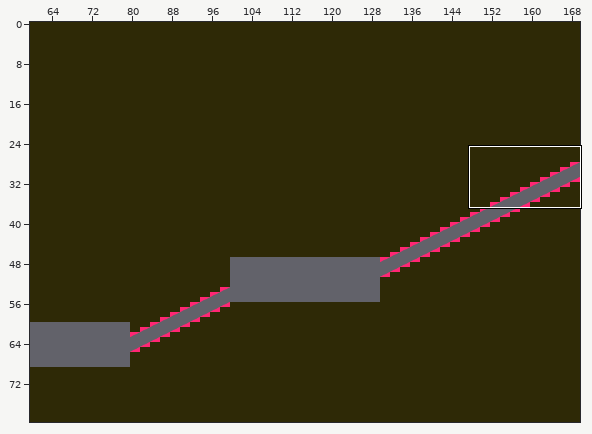
Level history. Tiled map: New Unity Project/Assets/SuperTiled2Unity/Import(GE)/3rd_Level.tmx. The picture above shows the old version from afar; the outline marks the close-up.
Close-up. Earlier state:
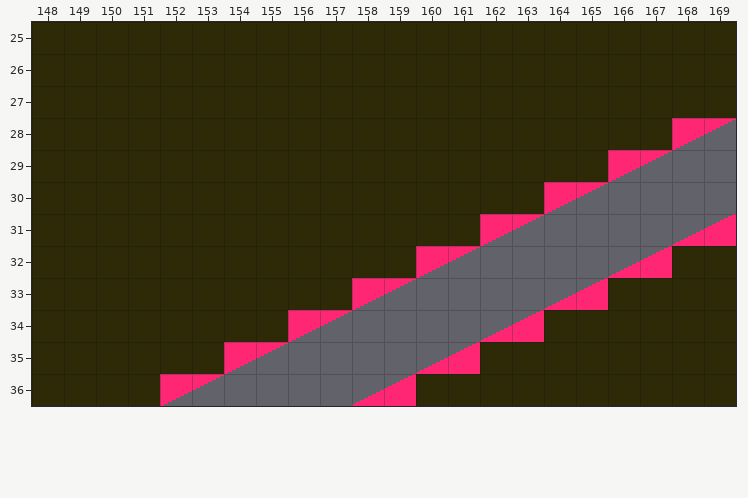
Cells are 16x16 px. Shown: x 148..169, y 25..36. The commit also changed other parts of the map, which this record leaves out.
New version:
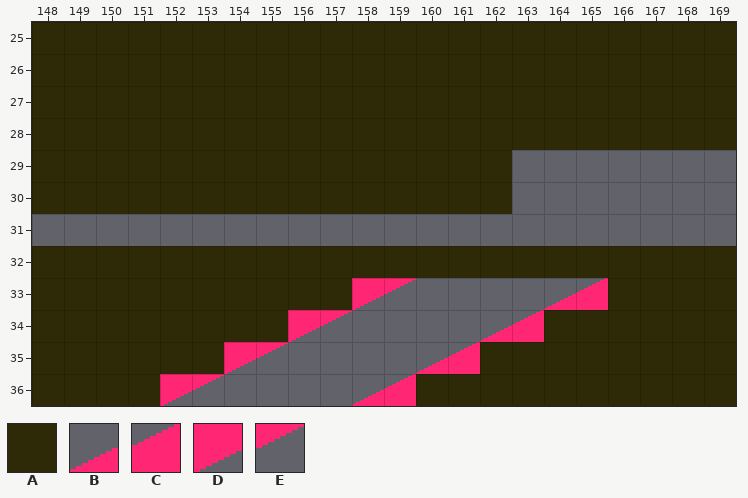
Key: from "3rd_Level": A 0; from "Prototype_1": B 20, C 21, D 27, E 28.
_ is an empty cell.
Tiles replaced or removed in this view: A, B, C, D, E.
Changes in this commit:
Changed rows in their new state; . is an unchanged cell.
Layer "Tile Layer 1":
first column x 148:
28 ....................AA
29 ..............._____..
30 ...............___....
31 ________________....__
32 ............AAAAAAAA..
